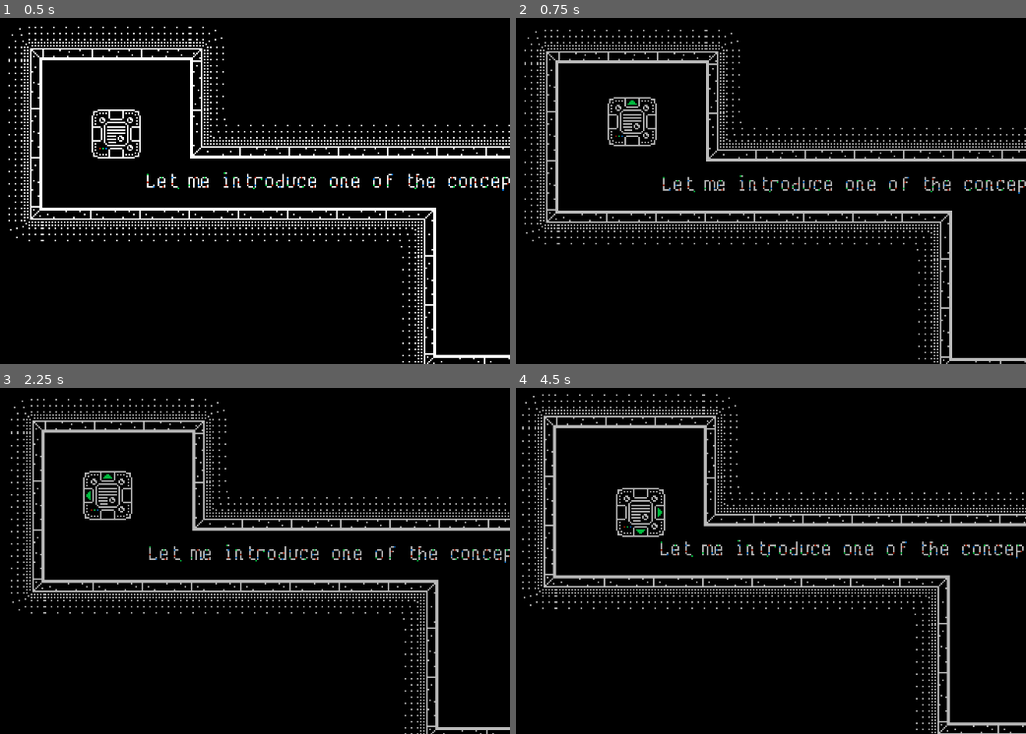
Above: before the commit, frames 1-4 (two rows, left to right).
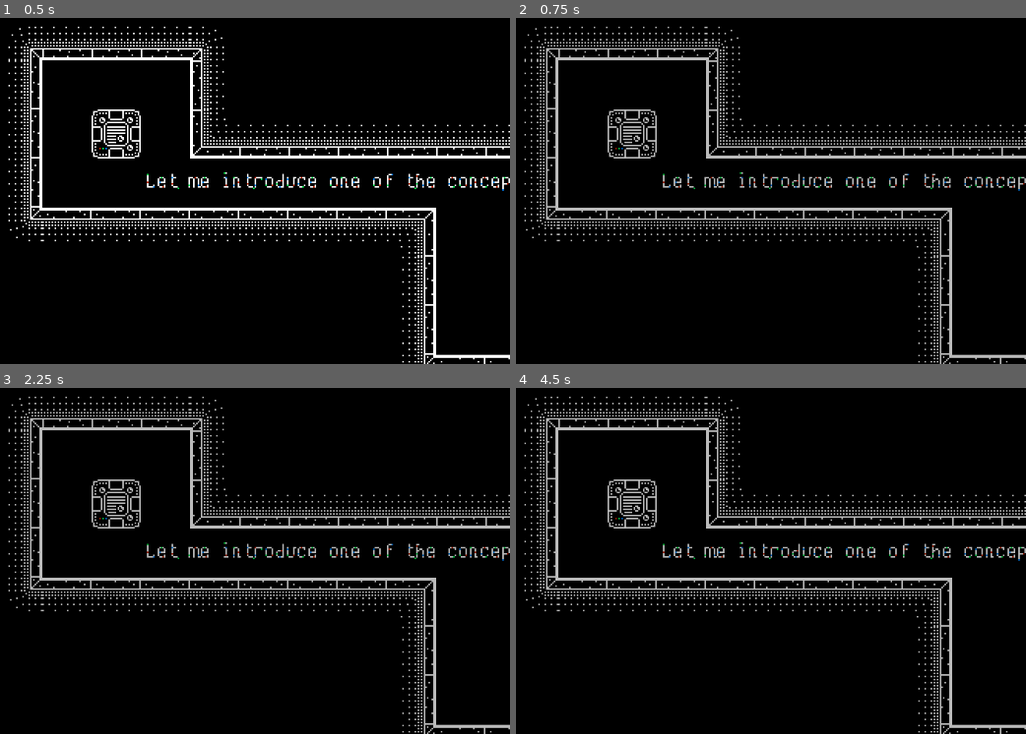
Above: after the commit, the same moments.

Repository: Red-Teapot/LostSignal
Game: Godot game, scene res://Scenes/Level2.tscn
Same seed, same stepped clock (60 frames per second), same inputs: the game is played once before the commit and once after it. This scene is started directly instead of the project's main scene.
Inputs:
- Up to frame 1 (0.5 s): no input
- Up to frame 2 (0.75 s): tap Enter at 0.5 s; hold W from 0.53 s (still down); tap R at 0.6 s
- Up to frame 3 (2.25 s): tap R at 1.35, 2.1 s; tap Space at 2 s; release W at 2.03 s; hold A from 2.03 s (still down)
- Up to frame 4 (4.5 s): tap R at 2.85, 3.6, 4.35 s; tap Enter at 3.5 s; release A at 3.53 s; hold S 3.53-4.28 s; hold D from 4.28 s (still down)

Frame 1 is identical in both runs. In frame 2, 10% of the frame differs, in the area x 1-100%, y 2-100%; in frame 3, 15%; in frame 4, 16%, in the area x 1-100%, y 1-100%.
Error after the commit: Attempt to call function 'stop' in base 'null instance' on a null instance. (res://Scripts/Character.gd:225)

Commit message:
Implement sounds in level 1

Diff:
--- a/Scenes/Level1.tscn
+++ b/Scenes/Level1.tscn
@@ -7,6 +7,9 @@
 [ext_resource path="res://Scripts/WallsTileset.gd" type="Script" id=5]
 [ext_resource path="res://Scripts/Level.gd" type="Script" id=6]
 [ext_resource path="res://Textures/Character.png" type="Texture" id=7]
+[ext_resource path="res://Sounds/CharacterDirectionActivate.wav" type="AudioStream" id=8]
+[ext_resource path="res://Sounds/CharacterDirectionReset.wav" type="AudioStream" id=9]
+[ext_resource path="res://Sounds/CharacterMovementLoop.wav" type="AudioStream" id=10]
 
 [sub_resource type="ConvexPolygonShape2D" id=1]
 points = PoolVector2Array( 0, 0, 32, 0, 32, 32, 0, 32 )
@@ -644,7 +647,7 @@
 tile_set = SubResource( 50 )
 cell_size = Vector2( 32, 32 )
 format = 1
-tile_data = PoolIntArray( 8, 2, 0 )
+tile_data = PoolIntArray( -196608, 0, 0, 8, 2, 0, 196608, 1, 0 )
 
 [node name="Character" type="KinematicBody2D" parent="."]
 position = Vector2( 224, 32 )
@@ -683,6 +686,17 @@
 rotation = 1.5708
 scale = Vector2( 2, 2 )
 texture = ExtResource( 3 )
+
+[node name="DirectionActivate" type="AudioStreamPlayer" parent="Character"]
+stream = ExtResource( 8 )
+volume_db = -10.0
+
+[node name="DirectionReset" type="AudioStreamPlayer" parent="Character"]
+stream = ExtResource( 9 )
+volume_db = -10.0
+
+[node name="MovementLoop" type="AudioStreamPlayer" parent="Character"]
+stream = ExtResource( 10 )
 
 [node name="CanvasLayer" type="CanvasLayer" parent="."]
 
--- a/Scripts/Character.gd
+++ b/Scripts/Character.gd
@@ -47,6 +47,10 @@
 var interactive: TileMap = null
 var lastInteractiveTile: int = TileMap.INVALID_CELL
 
+var directionActivateSnd = null
+var directionResetSnd = null
+var movementLoopSnd = null
+
 # Temporary variables
 var tilePos: Vector2 = Vector2.ZERO;
 
@@ -72,6 +76,10 @@
 	walls = get_parent().find_node("Walls")
 	interactive = get_parent().find_node("Interactive")
 
+	directionActivateSnd = get_node("DirectionActivate")
+	directionResetSnd = get_node("DirectionReset")
+	movementLoopSnd = get_node("MovementLoop")
+
 func isTileFree(tilePos: Vector2):
 	return walls.get_cellv(tilePos) == TileMap.INVALID_CELL
 
@@ -159,6 +167,10 @@
 	if event is InputEventKey:
 		if event.scancode in inputMap:
 			var dir = inputMap[event.scancode]
+
+			if not moveState[dir]:
+				directionActivateSnd.play()
+
 			moveState[dir] = true
 			updateArrows()
 		if event.scancode == KEY_R:
@@ -172,6 +184,7 @@
 			TILE_DEATH:
 				respawn()
 			TILE_RESET:
+				directionResetSnd.play()
 				resetMovements()
 			TILE_GOAL:
 				SoundPlayer.play('levelCompletion', true)
@@ -205,6 +218,14 @@
 		isTargetReached = false
 		updateTarget()
 
+	if position.distance_squared_to(target) < 8:
+		isTargetReached = true
+
+	if isTargetReached:
+		movementLoopSnd.stop()
+	elif not movementLoopSnd.playing:
+		movementLoopSnd.play()
+
 	var distance = position.distance_to(target)
 	position += position.direction_to(target) * min(distance, SPEED * delta)
 
Not shown: 1 places in Scenes/Level1.tscn that only renumber resources
